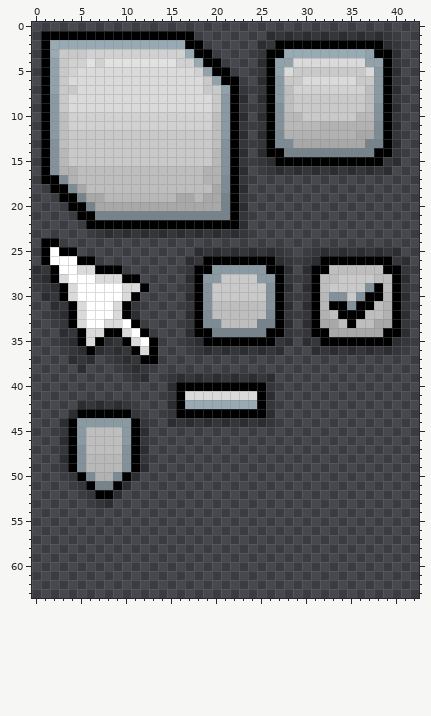
File history of a pixel-art sprite, bin/data/warr_engine/ui/simple_ui.png. Above is the file before it was changed.
The file is 64x64 pixels. Pixels under 10% opacity are left out. Colours within 5 levels of each other are drawn and written as one. Shown: x 0..42, y 0..63.
After:
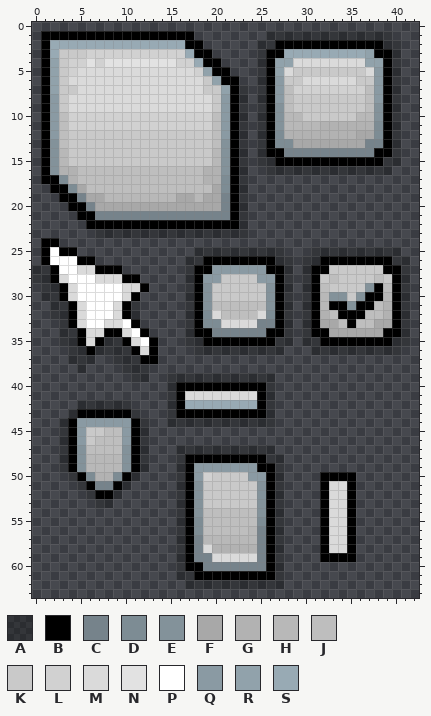
Palette (. is transparent): A #00000040  B #000000  C #76838b  D #7d8c94  E #83929a  F #a8a8a8  G #b2b2b2  H #b8b8b8  J #bebebe  K #c9c9c9  L #d1d1d1  M #dadada  N #e2e2e2  P #ffffff  Q #8a9aa3  R #91a2ab  S #98aab4
What changed:
There is now colour A in row 47 at x 16 to 26; in row 48 at x 16 and 26 to 27; in rows 49 to 60 at x 16 and 27; in row 61 at x 16 to 17 and 27; in row 62 at x 17 to 27.
There is now colour B in row 48 at x 17 to 25; in row 49 at x 17 and 25 to 26; in row 50 at x 17, 26 and 32 to 35; in rows 51 to 58 at x 17, 26, 32 and 35; in row 59 at x 17, 26 and 32 to 35; in row 60 at x 17 to 18 and 26.
There is now colour B in row 61 at x 18 to 26.
There is now colour C in row 56 at x 25; in rows 57 to 58 at x 18 and 25; in row 59 at x 18 to 19 and 25; in row 60 at x 19 to 25.
There is now colour D in row 55 at x 18 and 25; in row 56 at x 18.
There is now colour E in rows 51 to 54 at x 18 and 25.
There is now colour G in row 58 at x 20 to 24.
There is now colour H in row 56 at x 24; in row 57 at x 19 to 24.
There is now colour J in rows 54 to 55 at x 19 to 24; in row 56 at x 19 to 23.
There is now colour K in row 50 at x 20 to 23; in rows 51 to 53 at x 19 to 24.
The edit turns colour J into colour K in row 27 at x 33 to 38; in row 28 at x 32 and 39; in row 45 at x 6 to 7; in row 46 at x 6.
There is now colour L in row 50 at x 19.
There is now colour M in rows 51 to 57 at x 33 to 34; in row 58 at x 19 and 33 to 34; in row 59 at x 20 to 24.
The edit turns colour J into colour M in row 32 at x 20 and 25; in row 33 at x 21 to 24.
There is now colour Q in row 49 at x 18 to 24; in row 50 at x 18 and 24 to 25.
